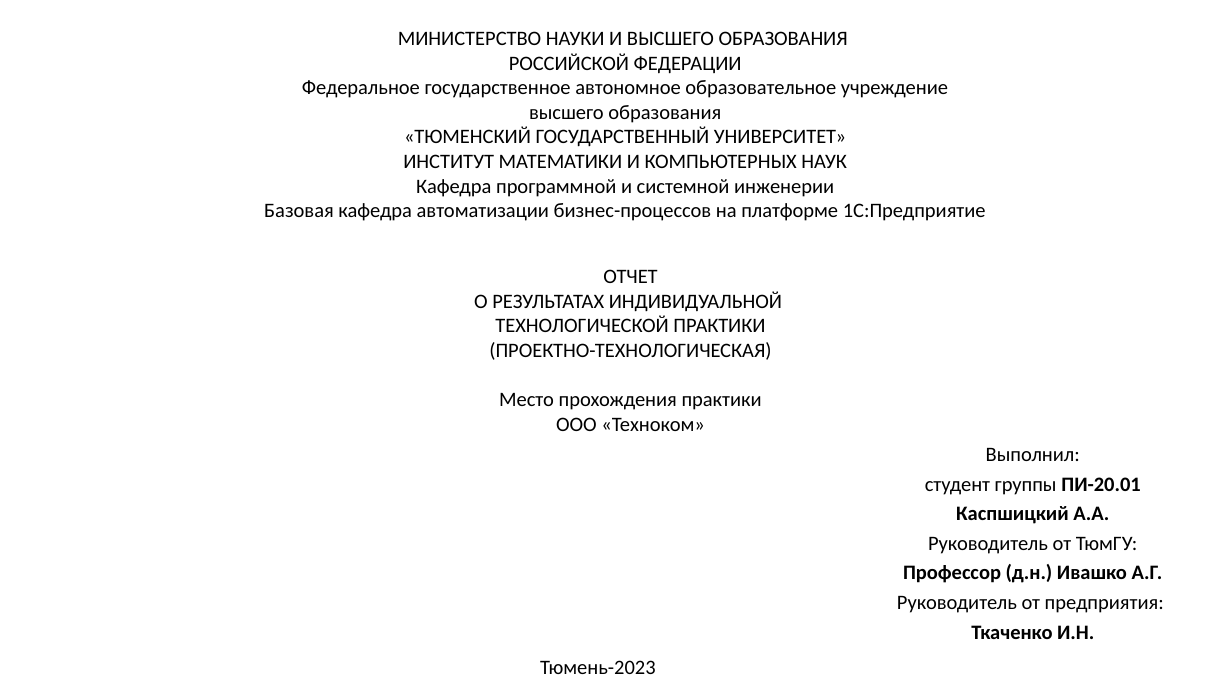
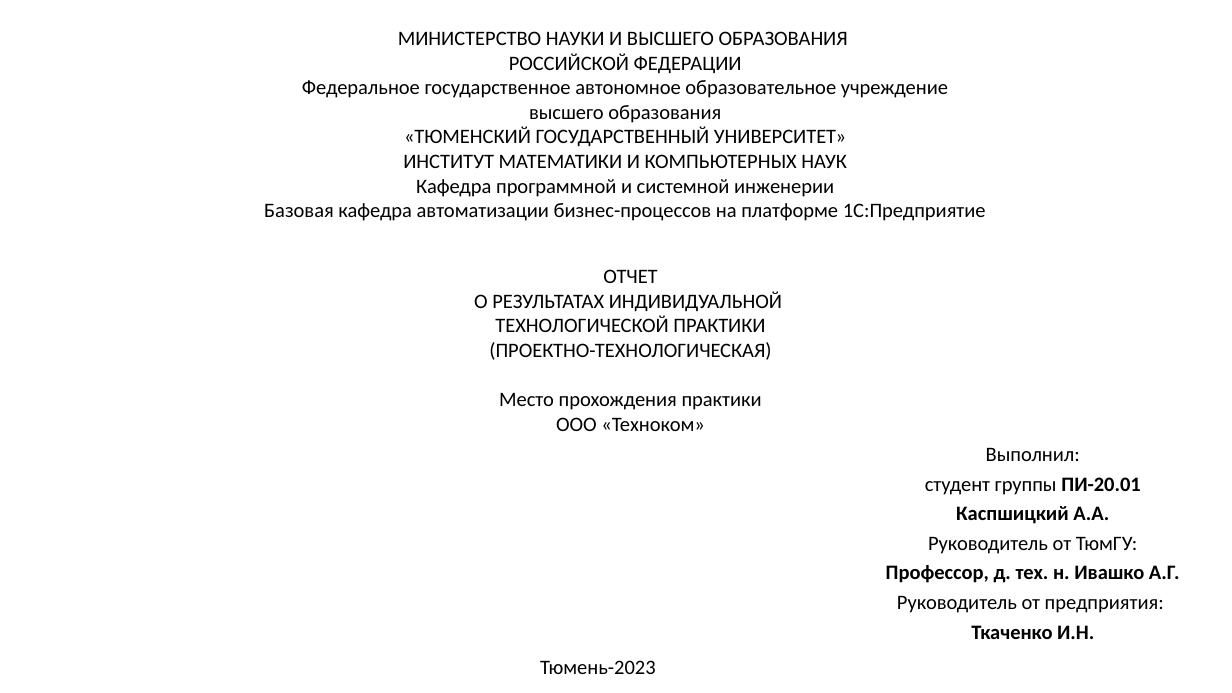
Before and after one commit to mcdodik20008/docs, a slide deck: slide 1 of Презентация.pptx. Drawn at 1232x693 pixels with LibreOffice and Linux fonts; fonts in the diff are those of the drawing. Boxes give left, top, right and bottom in pixels: in the first picture for what was removed or moved away, otherwise in the second. Text is boxed around its words. In the diff, an @@ line names an element or a change of style, - is before the commit and + after.

```diff
--- a/Презентация.pptx
+++ b/Презентация.pptx
@@ subtitle at <box>886,565,1180,583</box>: text changed @@
-Профессор (д.н.) Ивашко А.Г.
+Профессор, д. тех. н. Ивашко А.Г.
```
Also in this commit, not shown: 3 other slides changed.
